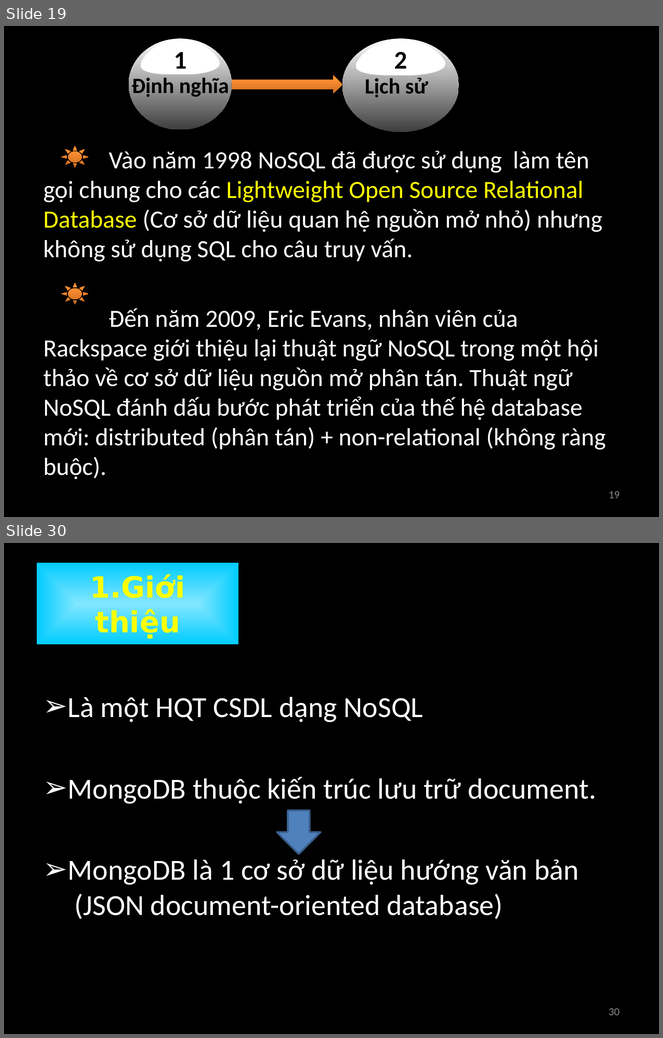
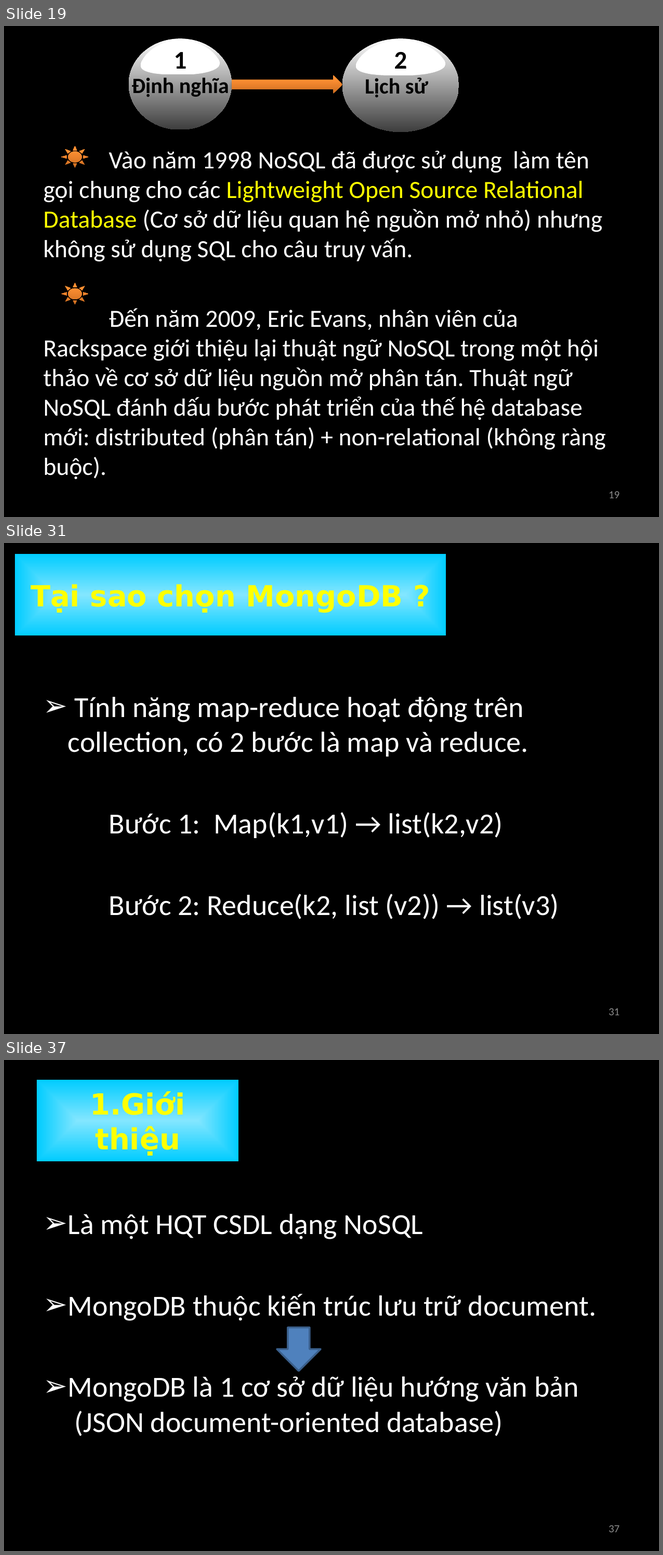
Before and after one commit to nguyenminhthong27/academic-term2-2012-distributed-application-group-21, a slide deck: 0.Seminar MongoDB/Introduction MongoDB.pptx. Shown one above the other, each under a label of ours: slides 19 and 30 before the commit, slides 19, 31 and 37 after it; the slides between them are not shown. The pictures are 663x1038 and 663x1555 pixels, drawn with LibreOffice and Linux fonts; fonts in the diff are those of the drawing. Boxes give left, top, right and bottom in pixels: in the first picture for what was removed or moved away, otherwise in the second. Text is boxed around its words. In the diff, an @@ line names an element or a change of style, - is before the commit and + after.

```diff
--- a/0.Seminar MongoDB/Introduction MongoDB.pptx
+++ b/0.Seminar MongoDB/Introduction MongoDB.pptx
@@ slide 31 added at (x1=4, y1=543, x2=659, y2=1034), background #000000 @@
@@ title added at (x1=15, y1=554, x2=446, y2=636), fill gradient #BFE8FF to #00CCFF, 32 pt, text #FFFF00, bold @@
+Tại sao chọn MongoDB ?
@@ text added at (x1=68, y1=697, x2=559, y2=919), 32 pt, text #FFFFFF @@
+➢ Tính năng map-reduce hoạt động trên collection, có 2 bước là map và reduce.
+Bước 1: Map(k1,v1) → list(k2,v2)
+Bước 2: Reduce(k2, list (v2)) → list(v3)
@@ page number added at (x1=609, y1=1008, x2=620, y2=1016), 12 pt, text #8C8C8C @@
+31
@@ what was slide 30 is now slide 37 @@
@@ page number at (x1=609, y1=1525, x2=620, y2=1533): text changed @@
-30
+37
```
Also in this commit, not shown: 26 slides changed, 28 other slides added, 1 slide removed.
